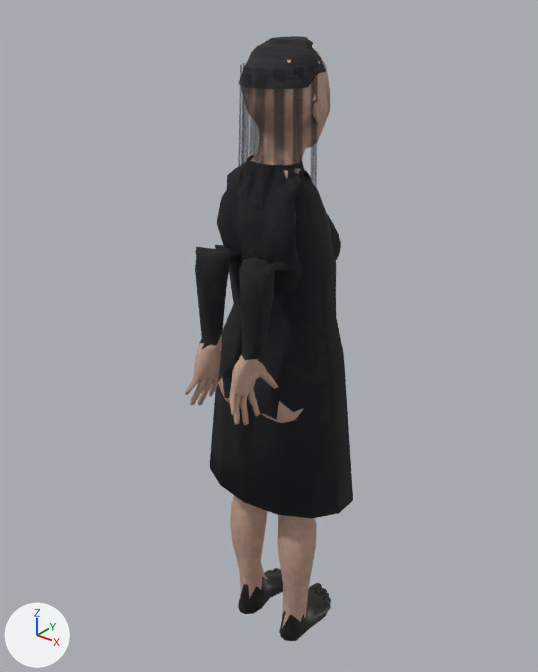
What one commit did to the glTF model assets/models/npc_granddaughter.glb.
Rendered twice from a 50 mm lens placed at (1.016, -1.281, 1.728), pointed at (-0.027, 0.023, 0.919). Lighting does not change. The marker at lower left points along +X, +Y and +Z. The picture after the commit comes second. Where no turn or scale is listed for an object, it has been applied to the vertices. Vertices at exactly the same position are counted once.

The scene before the commit, as lines of its bpy script (objects in view):
```python
ob_garment_npc_granddaughter = bpy.data.objects.new('Garment_npc_granddaughter', me_garment_npc_granddaughter)
ob_garment_npc_granddaughter.location = (0.0, 0.0, 1.073)
ob_hair_npc_granddaughter = bpy.data.objects.new('Hair_npc_granddaughter', me_hair_npc_granddaughter)
ob_hair_npc_granddaughter.location = (0.0, 0.0, 1.073)
ob_npc_granddaughter = bpy.data.objects.new('npc_granddaughter', me_base)
ob_npc_granddaughter.location = (0.0, 0.0, 1.073)
```
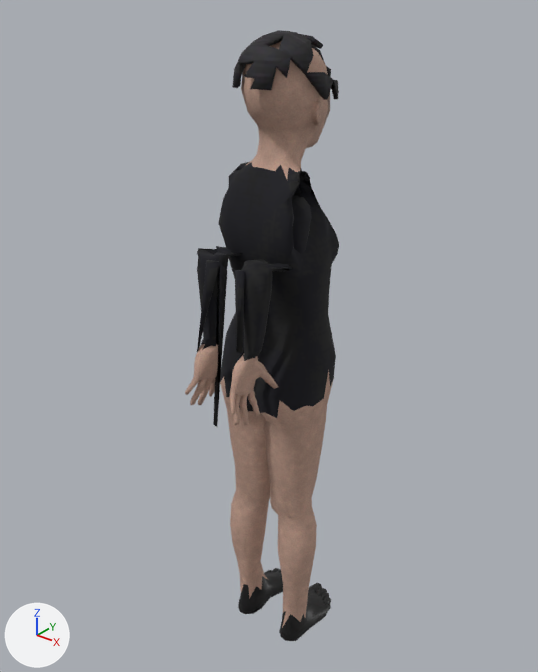
Location of each change, [x1, y1, x2, y2] in pixels of the pictures (538 x 672 px; the box of a moved part takes in the faces that stretch with it):
'npc_granddaughter', reshaped: before [185, 49, 341, 641]; after [185, 41, 339, 641]
'Garment_npc_granddaughter', deleted: before [210, 155, 353, 519]
    faces in mat_npc_granddaughter_cloth (picture img_torso_dress): [210, 176, 353, 519]
    faces in mat_npc_granddaughter_collar (picture img_torso_dress): [247, 155, 305, 180]
'Hair_npc_granddaughter', reshaped: before [238, 36, 326, 259]; after [232, 30, 339, 100]
'Cloth_npc_granddaughter', added: after [197, 260, 245, 427]
part 1 of me_hair_npc_granddaughter, rebuilt (23% wider, 31% taller): before [239, 36, 326, 89]; after [232, 30, 339, 100]
part 2 of me_hair_npc_granddaughter, deleted: before [238, 64, 318, 259]
part 3 of me_base, moved or reshaped: before [287, 169, 306, 182]; after [287, 167, 306, 202]
part 4 of me_base, moved or reshaped: before [202, 334, 243, 362]; after [203, 339, 244, 363]
part 5 of me_base, surface changed: before [215, 155, 307, 360]; after [198, 154, 308, 427]

The change, as a diff of the scene's bpy script:
```diff
--- a/assets/models/npc_granddaughter.glb.py
+++ b/assets/models/npc_granddaughter.glb.py
@@ me_hair_npc_granddaughter @@
 # used by ob_hair_npc_granddaughter; location = (0.0, 0.0, 1.073)
-me_hair_npc_granddaughter.from_pydata(...)  # 164 vertices, 218 faces; spans x -0.098..0.097, y -0.087..0.144, z -0.042..0.535
+me_hair_npc_granddaughter.from_pydata(...)  # 120 vertices, 248 faces; spans x -0.096..0.1, y -0.076..0.166, z 0.411..0.549
+# me_hair_npc_granddaughter part 1: the loose piece of 84 vertices spanning x -0.082..0.082, y -0.065..0.144, z 0.447..0.535 is rebuilt with 120 vertices and now spans x -0.096..0.1, y -0.076..0.166, z 0.411..0.549
+# me_hair_npc_granddaughter part 2: 8 loose pieces with 80 vertices, spanning x -0.098..0.097, y -0.087..0.052, z -0.042..0.486, are deleted
 me_hair_npc_granddaughter.materials.append(mat_npc_granddaughter_hair)
-me_hair_npc_granddaughter.materials.append(mat_npc_granddaughter_strand)  # picture img_hair_strand
@@ me_base @@
 # used by ob_npc_granddaughter; location = (0.0, 0.0, 1.073)
-me_base.from_pydata(...)  # 2201 vertices, 4398 faces; spans x -0.16..0.16, y -0.23..0.18, z -1.08..0.53
+me_base.from_pydata(...)  # 2201 vertices, 4398 faces; spans x -0.15..0.15, y -0.23..0.18, z -1.08..0.53
+# me_base part 3
+# 3 vertices are removed from x -0.02..0.08, y -0.01..0.06, z 0.2..0.27
+# 38 faces are deleted
+# 3 vertices are added at (0.07, 0.0, 0.28), (0.01, -0.01, 0.18), (-0.01, 0.06, 0.24)
+# 1 new face joins them, mat_npc_granddaughter_skin (picture img_skin_gd)
+# 37 new faces join them, mat_npc_granddaughter_cloth (picture img_torso_dress)
+# me_base part 4
+# 1 vertex is removed from x -0.04, y -0.16, z -0.11
+# 12 faces are deleted
+# 1 vertex is added at (-0.04, -0.16, -0.12)
+# 10 new faces join them, mat_npc_granddaughter_skin (picture img_skin_gd)
+# 2 new faces join them, mat_npc_granddaughter_cloth (picture img_torso_dress)
+# me_base part 5: 67 kept faces spanning x -0.11..0.14, y -0.18..0.13, z -0.38..0.3 get new texture (UV) coordinates
+# other edits to the shape of me_base do not show in these pictures
 me_base.materials.append(mat_npc_granddaughter_skin)
@@ me_base_001 @@
+me_base_001.from_pydata(...)  # 30 vertices, 44 faces; spans x -0.072..0.079, y -0.195..-0.033, z -0.337..0.126
+me_base_001.materials.append(mat_npc_granddaughter_cloth)  # picture img_torso_dress
@@ ob_garment_npc_granddaughter @@
-ob_garment_npc_granddaughter = bpy.data.objects.new('Garment_npc_granddaughter', me_garment_npc_granddaughter)
-ob_garment_npc_granddaughter.location = (0.0, 0.0, 1.073)
@@ ob_cloth_npc_granddaughter @@
+ob_cloth_npc_granddaughter = bpy.data.objects.new('Cloth_npc_granddaughter', me_base_001)
+ob_cloth_npc_granddaughter.location = (0.0, 0.0, 1.073)
```
